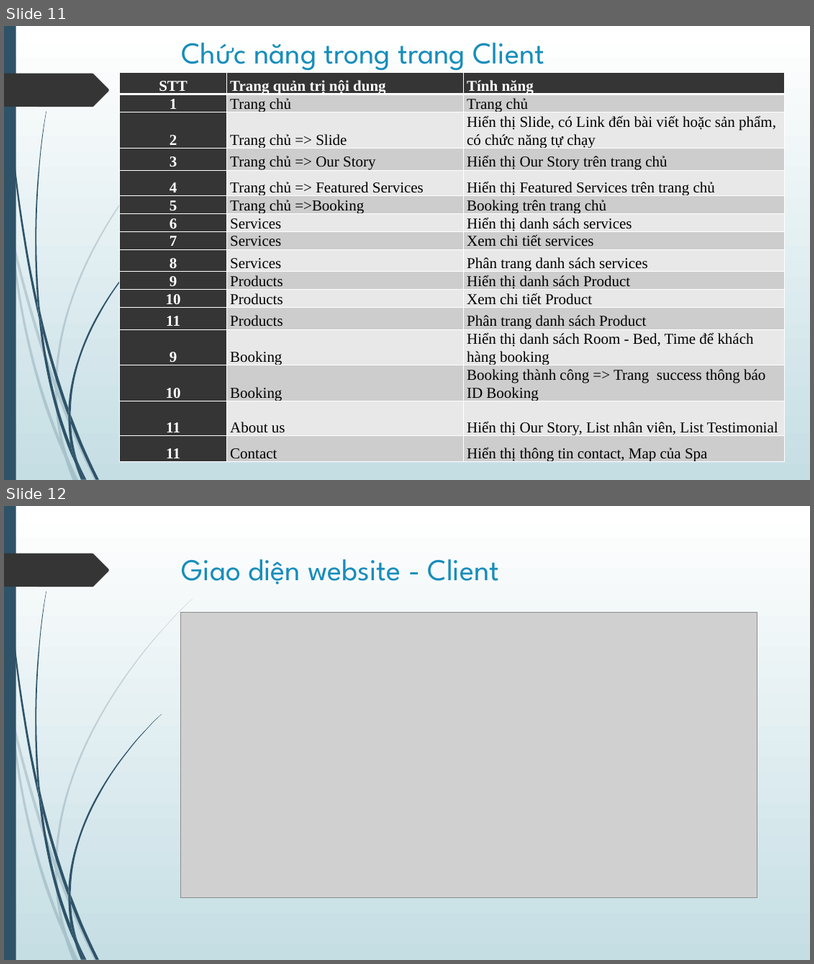
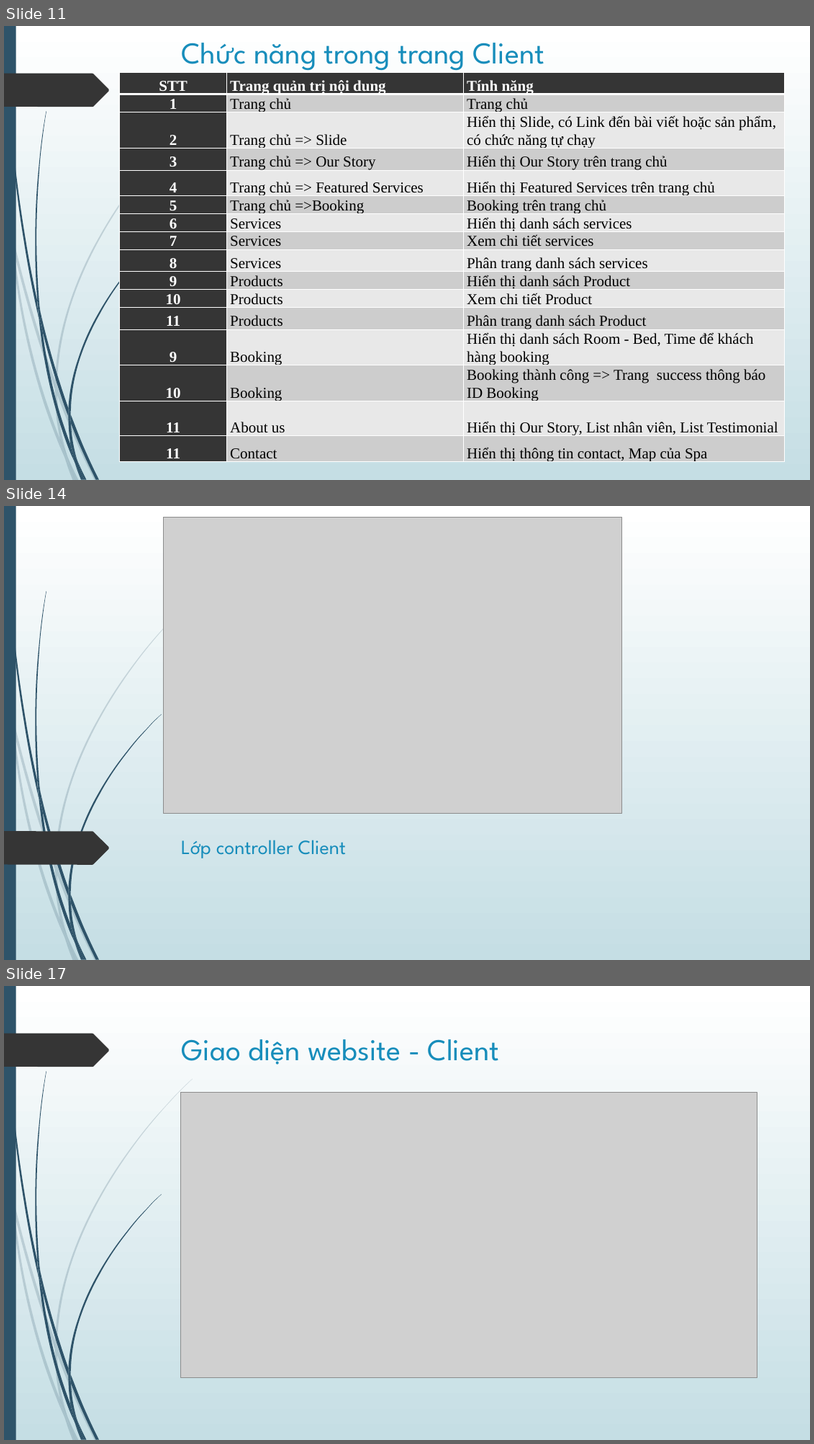
Before and after one commit to leminhphuoc/LaboreSpa, a slide deck: Slide.pptx. Shown one above the other, each under a label of ours: slides 11 and 12 before the commit, slides 11, 14 and 17 after it; the slides between them are not shown. The pictures are 814x964 and 814x1444 pixels, drawn with LibreOffice and Linux fonts; fonts in the diff are those of the drawing; grey boxes stand for pictures. Boxes give left, top, right and bottom in pixels: in the first picture for what was removed or moved away, otherwise in the second. Text is boxed around its words. In the diff, an @@ line names an element or a change of style, - is before the commit and + after.

```diff
--- a/Slide.pptx
+++ b/Slide.pptx
@@ slide 14 added at (4,506,810,960), background gradient #FFFFFF to #C5DEE5; not listed: 23 template elements that a slide beside it also shows @@
@@ picture added at (164,517,622,813) @@
@@ freeform shape added at (4,831,109,864), fill #353535 @@
@@ title added at (181,839,346,858), 24 pt, text #178DBB @@
+Lớp controller Client
@@ what was slide 12 is now slide 17 @@
```
Also in this commit, not shown: 1 slide changed, 4 other slides added, 1 other file.
